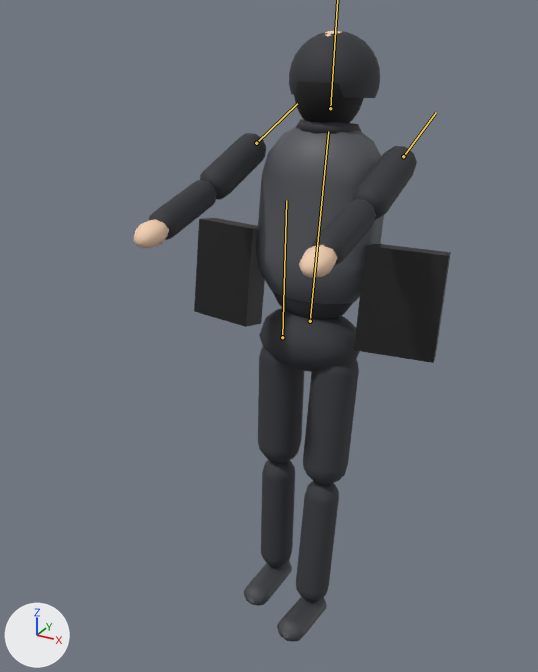
The glTF model city-hold/public/models/placeholder/char_looter_04_vest_shopping_bags.glb: old version first, new version second.
One viewpoint serves both versions: a 50 mm camera at (0.959, -2.02, 1.938) aimed at (-0.047, -0.192, 1.024). Lighting does not change. The marker at lower left points along +X, +Y and +Z. The first picture is the older version. Both versions are drawn at frame 28 of the action 'held'; the numbers are the values there. The bones that change are drawn over the model as lines.

The first picture shows 'Mesh_0', 'Mesh_0.001', 'skin_12', 'skin_12.001', 'skin_12.002', 'skin_12.003', 'skin_12.005', 'skin_skin'.
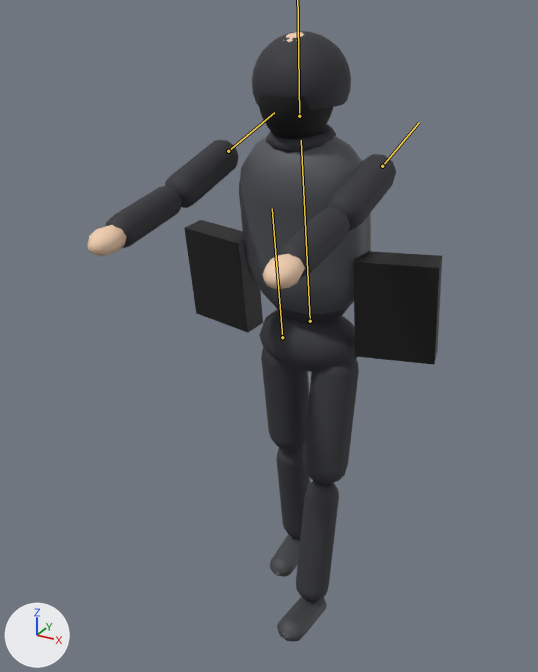
ob_carry is not drawn itself; it is the parent of ob_bags.

Location of each change, (x1, y1, x2, y2) in pixels of the pictures (538 x 672 px):
'skin_12.002', posed (8% wider)
    before: (149, 31, 417, 319)
    after: (106, 31, 396, 324)
'skin_12', posed
    before: (258, 308, 360, 601)
    after: (259, 310, 359, 601)
'skin_12.003', posed
    before: (256, 127, 384, 304)
    after: (239, 135, 371, 314)
'Mesh_0.001', posed (9% narrower)
    before: (354, 244, 451, 363)
    after: (354, 251, 442, 365)
'Mesh_0', posed (11% wider)
    before: (194, 218, 265, 327)
    after: (184, 220, 263, 333)
'skin_12.005', posed
    before: (294, 81, 363, 123)
    after: (259, 94, 333, 139)
'skin_skin', posed
    before: (134, 30, 340, 278)
    after: (87, 32, 305, 289)
'skin_12.001', posed (31% narrower, 33% taller)
    before: (244, 561, 327, 641)
    after: (270, 534, 327, 641)
bone 'legL', root to tip
    before: (282, 337) to (286, 200)
    after: (282, 337) to (272, 208)
bone 'torso', root to tip
    before: (310, 321) to (328, 131)
    after: (310, 321) to (301, 140)
bone 'armL', root to tip
    before: (256, 143) to (297, 103)
    after: (228, 151) to (274, 112)
bone 'armR', root to tip
    before: (403, 156) to (436, 112)
    after: (382, 166) to (419, 122)

The change in detail:
Bone 'legL' (bone_legl) turns from (-2, 0, 0) to (9, 0, 0) degrees about its own x, y and z.
Bone 'torso' (bone_torso) turns from (-9, 0, 0) to (9, 0, 0) degrees about its own x, y and z.
Bone 'head' (bone_head) turns from (5, 0, 0) to (-4, 0, 0) degrees about its own x, y and z.
Bone 'armL' (bone_arml) turns from (-62, 0, 0) to (-83, 0, 0) degrees about its own x, y and z.
Bone 'armR' (bone_armr) turns from (-62, 0, 0) to (-83, 0, 0) degrees about its own x, y and z.
